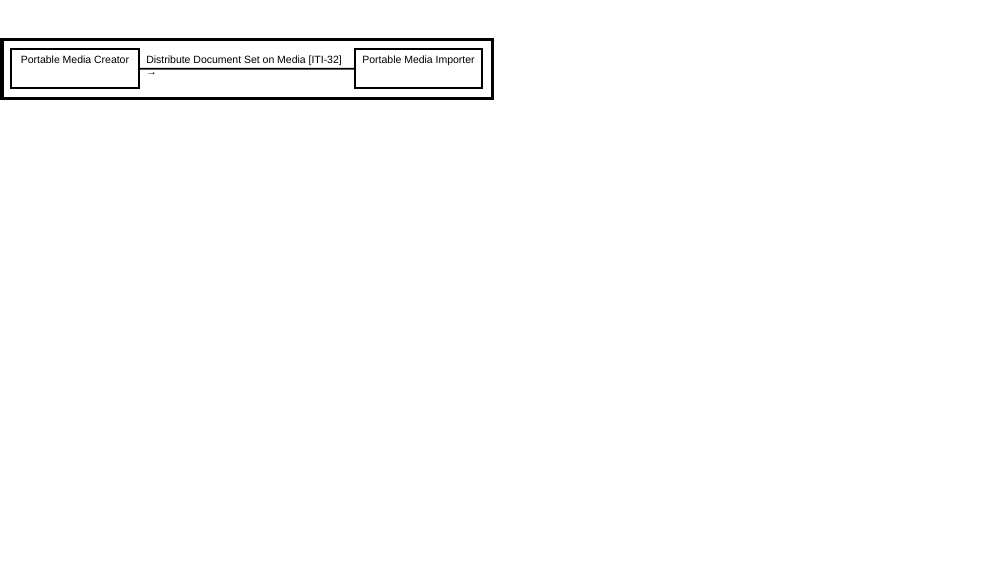
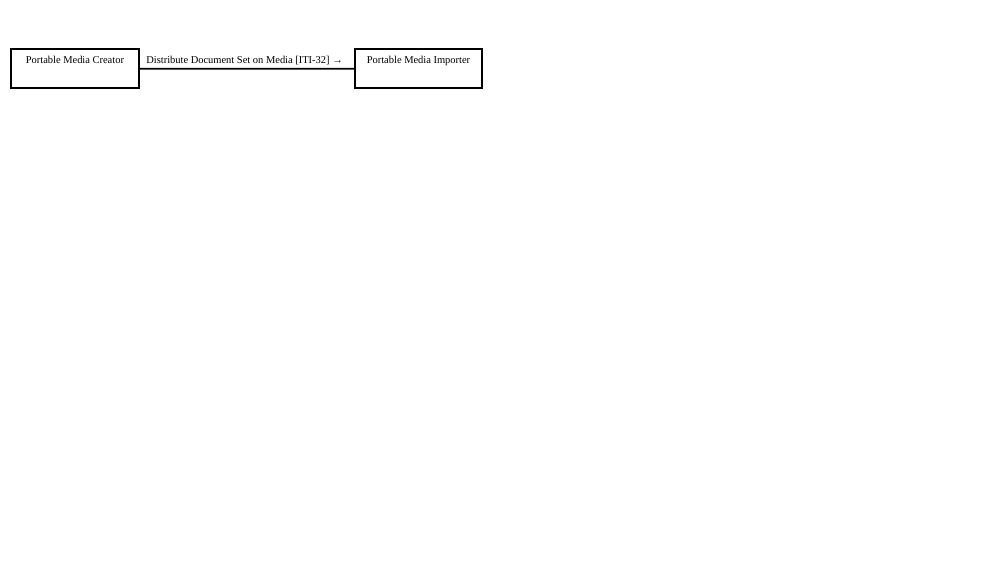
Before and after one commit to IHE/publications, a slide deck: slide 1 of ITI/TF/Volume1/media/Figure_16.1-1.pptx. Drawn at 1008x567 pixels with LibreOffice and Linux fonts; fonts in the diff are those of the drawing. Boxes give left, top, right and bottom in pixels: in the first picture for what was removed or moved away, otherwise in the second. Text is boxed around its words. In the diff, an @@ line names an element or a change of style, - is before the commit and + after.

```diff
--- a/ITI/TF/Volume1/media/Figure_16.1-1.pptx
+++ b/ITI/TF/Volume1/media/Figure_16.1-1.pptx
@@ rectangle removed at (2,39,493,98) @@
@@ font Arial to Times New Roman in 3 elements at (355,49,482,88), (11,49,139,88), (146,55,329,65) @@
```
Also in this commit, not shown: 25 other files.
